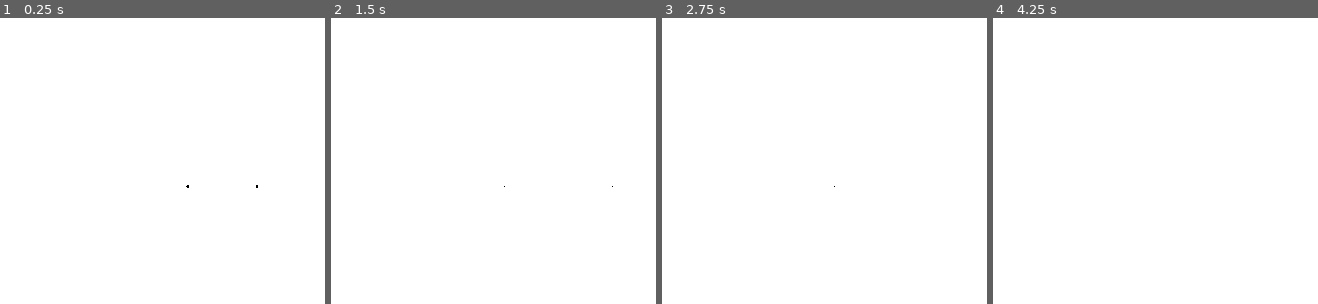
Above: before the commit, frames 1-4 (left to right).
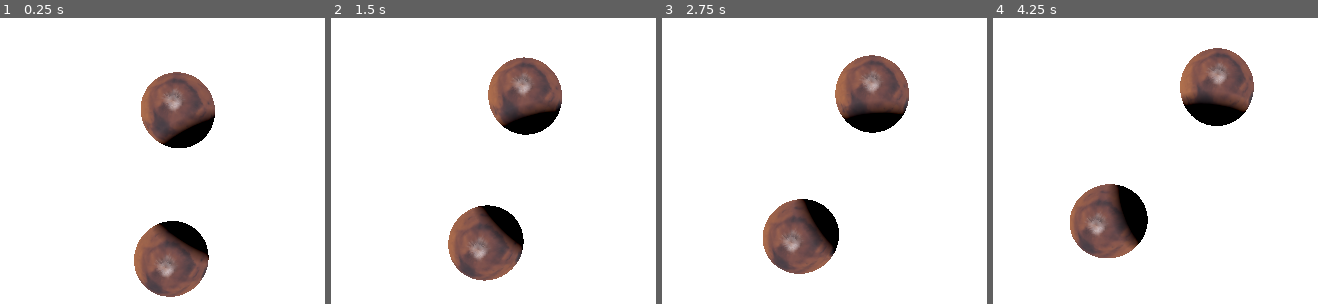
Above: after the commit, the same moments.

Repository: DarkLegend001/Space-Simulator
Game: Godot game, scene res://main/main.tscn
The game is run twice, just before and just after one commit, with the same random seed, the same clock (stepped at 60 frames per second) and the same inputs. A sky picture missing from this copy of the repository is replaced by a grey-blue gradient.
Inputs:
- Up to frame 1 (0.25 s): no input
- Up to frame 2 (1.5 s): hold Ctrl (camera_back) 0.53-1.28 s; tap Down (camera_down) at 1.35 s
- Up to frame 3 (2.75 s): hold Shift (camera_forward) from 2.03 s (still down)
- Up to frame 4 (4.25 s): release Shift (camera_forward) at 2.78 s; tap Left (camera_left) at 2.85 s; hold Right (camera_right) from 3.53 s (still down)

The runs differ from the first frame. In frame 1, 9.6% of the frame differs, in the area x 41-80%, y 18-98%; in frame 2, 9.6%; in frame 3, 9.6%; in frame 4, 9.8%, in the area x 23-81%, y 10-84%.

Commit message:
reorient camera

Diff:
--- a/main/main.tscn
+++ b/main/main.tscn
@@ -17,6 +17,7 @@
 
 [sub_resource type="Environment" id="Environment_53q0u"]
 background_mode = 2
+background_color = Color(1, 1, 1, 1)
 background_energy_multiplier = 0.75
 sky = SubResource("Sky_3wy1v")
 ambient_light_source = 3
@@ -29,6 +30,8 @@
 [sub_resource type="StandardMaterial3D" id="StandardMaterial3D_kfbq2"]
 albedo_texture = ExtResource("3_3wy1v")
 
+[sub_resource type="SphereMesh" id="SphereMesh_kfbq2"]
+
 [node name="Main" type="Node" unique_id=1603506809]
 script = ExtResource("1_53q0u")
 
@@ -36,19 +39,11 @@
 script = ExtResource("2_kfbq2")
 
 [node name="Camera3D" type="Camera3D" parent="." unique_id=374710754]
-transform = Transform3D(1, 0, 0, 0, 1, 0, 0, 0, 1, 0, 0, 60)
+transform = Transform3D(1, 0, 0, 0, -4.371139e-08, 1, 0, -1, -4.371139e-08, 0, 20, 0)
 script = ExtResource("2_c651c")
 
 [node name="WorldEnvironment" type="WorldEnvironment" parent="." unique_id=408548995]
 environment = SubResource("Environment_53q0u")
-
-[node name="OmniLight3D" type="OmniLight3D" parent="." unique_id=1923814318]
-transform = Transform3D(1, 0, 0, 0, 1, 0, 0, 0, 1, 1, 2, 0)
-light_energy = 16.0
-light_size = 0.5
-light_negative = true
-omni_range = 4096.0
-omni_attenuation = -10.0
 
 [node name="CelestialBodies" type="Node" parent="." unique_id=1477786834]
 
@@ -58,3 +53,18 @@
 mesh = SubResource("SphereMesh_pjrb6")
 surface_material_override/0 = SubResource("StandardMaterial3D_kfbq2")
 script = ExtResource("2_pjrb6")
+
+[node name="Sun" type="Node3D" parent="." unique_id=1737690398]
+
+[node name="OmniLight3D" type="OmniLight3D" parent="Sun" unique_id=1923814318]
+light_energy = 2.0
+light_size = 0.5
+light_negative = true
+omni_range = 4000.0
+omni_attenuation = 0.0
+
+[node name="MeshInstance3D" type="MeshInstance3D" parent="Sun" unique_id=943137751]
+transform = Transform3D(10, 0, 0, 0, 10, 0, 0, 0, 10, 0, 0, 0)
+visible = false
+cast_shadow = 0
+mesh = SubResource("SphereMesh_kfbq2")
--- a/main/simulation_controller.gd
+++ b/main/simulation_controller.gd
@@ -7,8 +7,9 @@
 # Called when the node enters the scene tree for the first time.
 func _ready() -> void:
 	simulation = Simulation.new()
-	spawnCelestialBody(Vector3.ZERO, Vector3.RIGHT, 1e13, 1)
-	spawnCelestialBody(Vector3(0, 0, 4), Vector3.LEFT, 1e13, 1)
+	#spawnCelestialBody(Vector3(5.7735, 0, 0), Vector3(0, 0, 3.4), 1e12, 1)
+	spawnCelestialBody(Vector3(-2.8868, 0, 5), Vector3(-2.944, 0, -1.7), 1e12, 1)
+	spawnCelestialBody(Vector3(-2.8868, 0, -5), Vector3(2.944, 0, -1.7), 1e12, 1)
 
 # Called every frame. 'delta' is the elapsed time since the previous frame.
 func _process(delta: float) -> void:
--- a/rendering/celestial_body_renderer.gd
+++ b/rendering/celestial_body_renderer.gd
@@ -8,7 +8,6 @@
 
 # Called every frame. 'delta' is the elapsed time since the previous frame.
 func _process(delta: float) -> void:
-	print(body.pos)
 	position = body.pos
 	rotation = body.rot
 
--- a/rendering/celestial_body_renderer.tscn
+++ b/rendering/celestial_body_renderer.tscn
@@ -10,6 +10,7 @@
 albedo_texture = ExtResource("2_5q51l")
 
 [node name="CelestialBodyRenderer" type="Node3D" unique_id=1844500272]
+transform = Transform3D(5, 0, 0, 0, 5, 0, 0, 0, 5, 0, 0, 0)
 script = ExtResource("1_l5vr7")
 
 [node name="MeshInstance3D" type="MeshInstance3D" parent="." unique_id=936898943]
--- a/simulation/physics_calculator.gd
+++ b/simulation/physics_calculator.gd
@@ -17,6 +17,5 @@
 	for other in bodies:
 		if body != other:
 			var scalar = (G * body.mass * other.mass) / (body.pos.distance_to(other.pos) ** 2)
-			print(scalar)
 			force += (other.pos - body.pos).normalized() * scalar
 	return force
--- a/simulation/simulation.gd
+++ b/simulation/simulation.gd
@@ -12,12 +12,11 @@
 
 
 func _init():
-	timestep = 0.1
+	timestep = 0.005
 	totalTime = 0
 	celestial_bodies = Array()
 	calculator = PhysicsCalculator.new()
 
 func update():
 	for body in celestial_bodies:
-		print("updating")
 		calculator.integrate_forces(body, celestial_bodies, timestep)
Not shown: 1 places in main/main.tscn that only renumber resources
